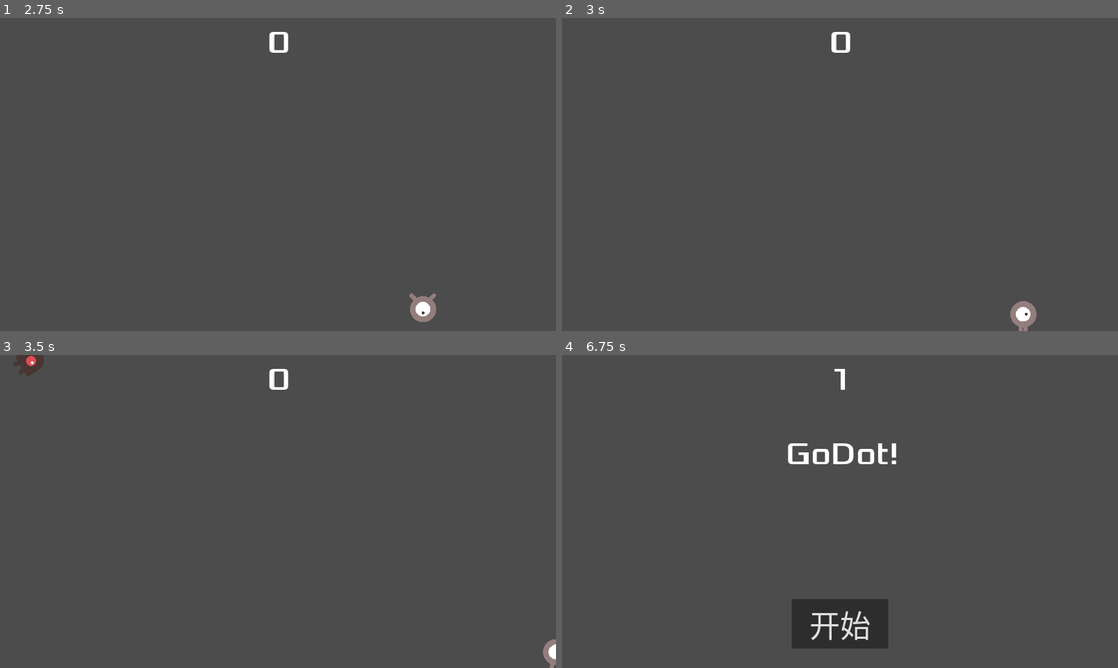
Above: before the commit, frames 1-4 (two rows, left to right).
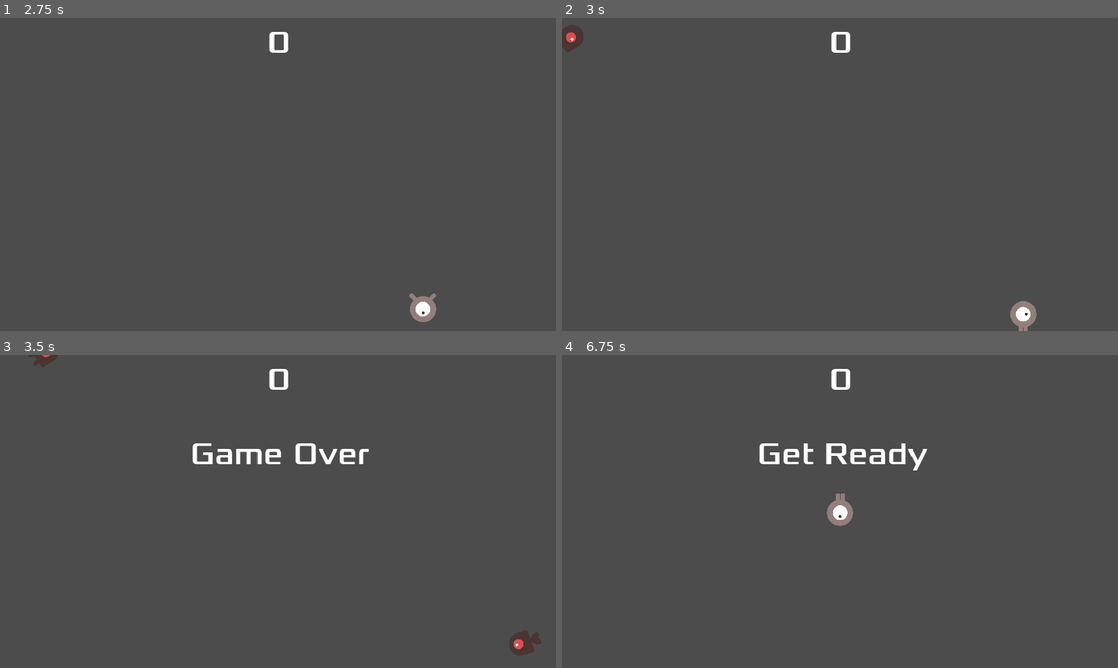
Above: after the commit, the same moments.

Repository: thoulee21/my-godot-game
Game: Godot game, scene res://main.tscn
Same seed, same stepped clock (60 frames per second), same inputs: the game is played once before the commit and once after it.
Inputs (mouse positions are in pixels of both pictures, inside the frame that each line leads up to):
- Up to frame 1 (2.75 s): click "开始" at 0.5 s; tap Enter at 1.25 s; hold Right (ui_right) 1.28-2.03 s; hold Down (ui_down) from 2.03 s (still down)
- Up to frame 2 (3 s): release Down (ui_down) at 2.78 s; hold Right (ui_right) from 2.78 s (still down)
- Up to frame 3 (3.5 s): keep holding Right (ui_right)
- Up to frame 4 (6.75 s): release Right (ui_right) at 3.53 s; hold Up (ui_up) 3.53-4.28 s; hold Left (ui_left) 4.28-5.78 s; tap Space at 5 s; hold Down (ui_down) 5.78-6.5 s; click (840, 624) at 6.5 s, where only the run after the commit has a clickable "开始"

Frame 1 is identical in both runs. In frame 2, 0.3% of the frame differs, in the area x 0-4%, y 2-11%; in frame 3, 1.6%; in frame 4, 4.2%, in the area x 35-66%, y 4-94%.

Commit message:
Refactor wait time in main.tscn to improve game responsiveness

Diff:
--- a/main.tscn
+++ b/main.tscn
@@ -19,7 +19,7 @@
 metadata/_edit_group_ = true
 
 [node name="MobTimer" type="Timer" parent="."]
-wait_time = 0.5
+wait_time = 0.3
 
 [node name="ScoreTimer" type="Timer" parent="."]
 
